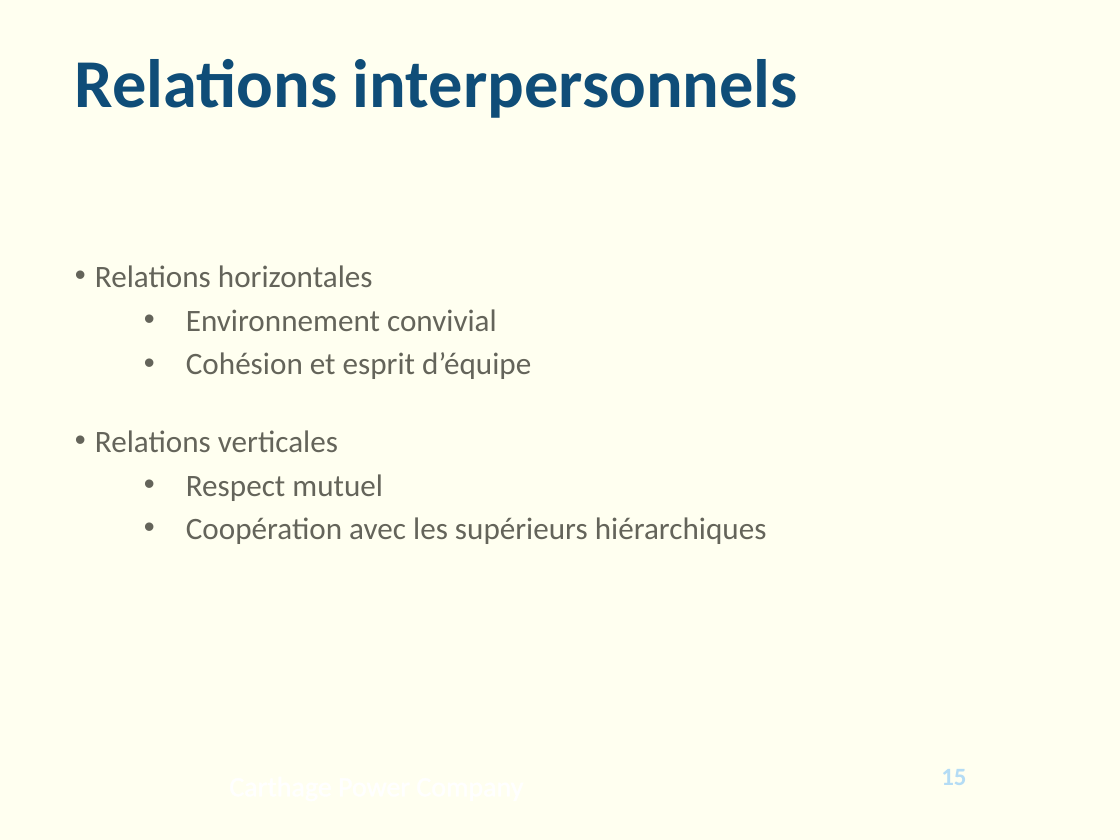
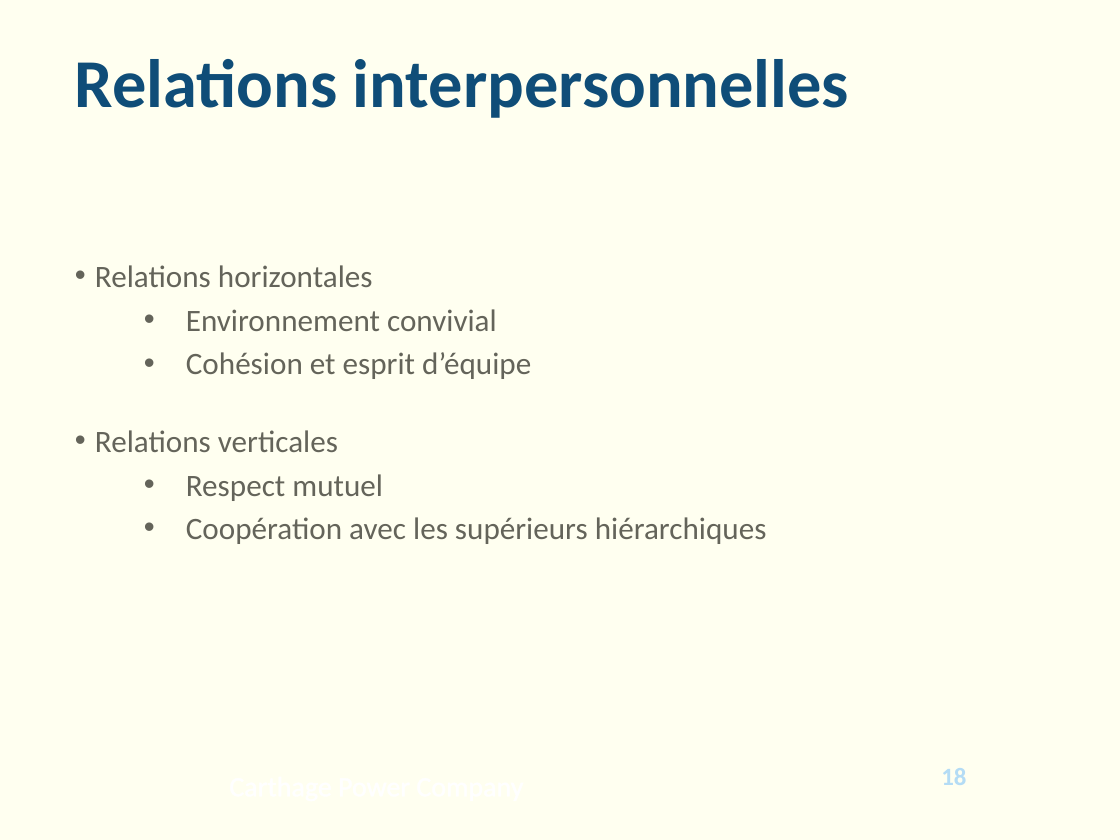
Before and after one commit to Raiton/Soutenance, a slide deck: slide 18 of blue_moving_lights.pptx (slide 15 before the commit). Drawn at 1120x840 pixels with LibreOffice and Linux fonts; fonts in the diff are those of the drawing; background and template pictures are left out. Boxes give left, top, right and bottom in pixels: in the first picture for what was removed or moved away, otherwise in the second. Text is boxed around its words. In the diff, an @@ line names an element or a change of style, - is before the commit and + after.

```diff
--- a/blue_moving_lights.pptx
+++ b/blue_moving_lights.pptx
@@ title at (75, 59, 849, 118): text changed @@
-Relations interpersonnels
+Relations interpersonnelles
@@ page number at (941, 768, 966, 785): text changed @@
-15
+18
```
Also in this commit, not shown: 11 other slides changed, 3 slides added.
